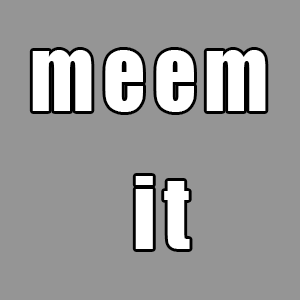
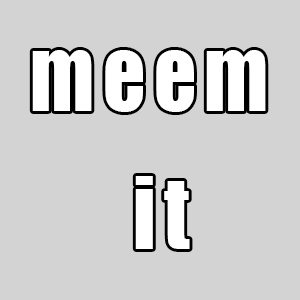
Layered file, before and after one edit (300x300). Changes by layer:
pixels changed over 0, 0, 300, 300 (layer not identified)
